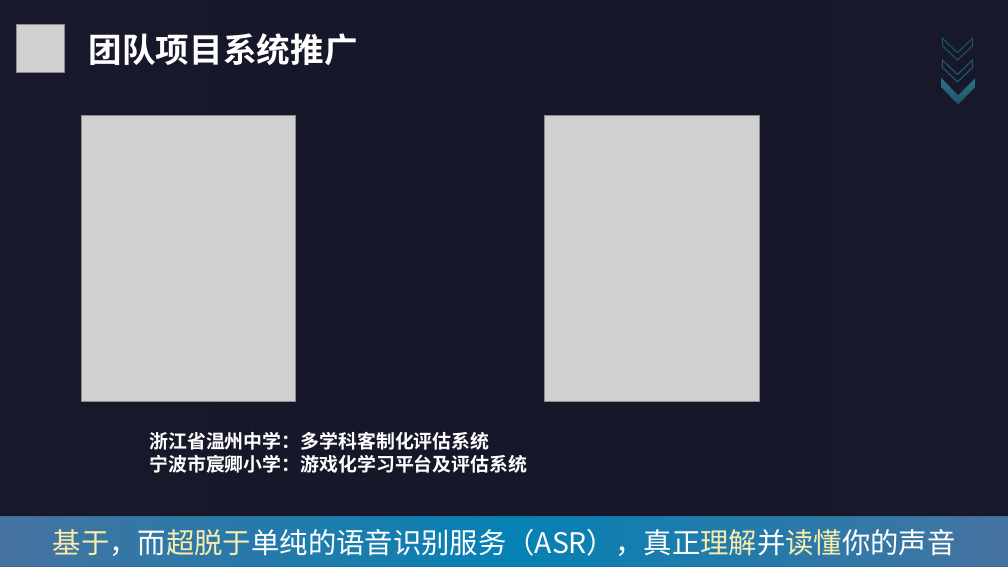
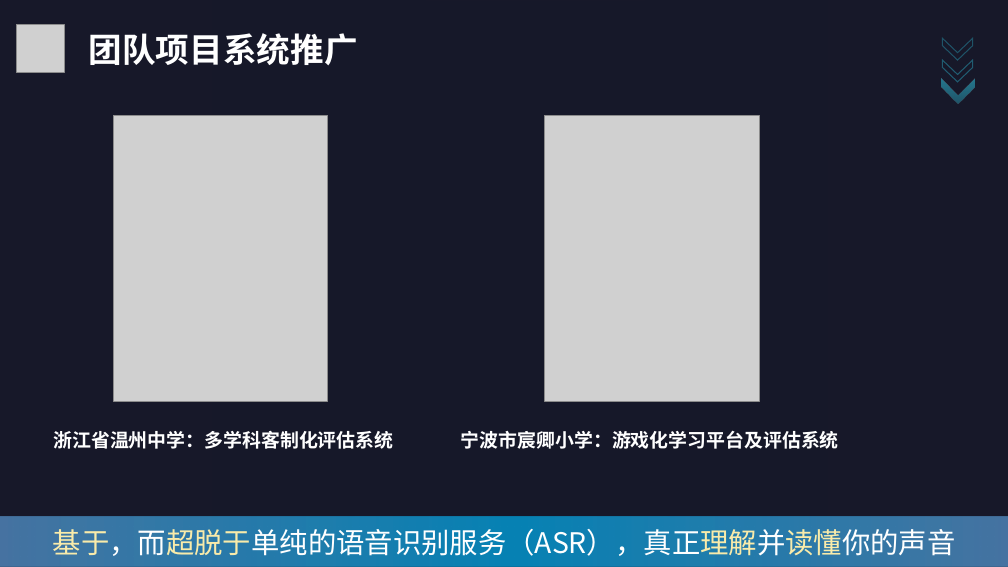
Before and after one commit to C32-SoundTech/SoundTech, a slide deck: slide 8 of 作品提交材料/S5.团队完成过程/团队完成过程.pptx. Drawn at 1008x567 pixels with LibreOffice and Linux fonts; fonts in the diff are those of the drawing; grey boxes stand for pictures; background and template pictures are left out; a plain dark background stands for a picture behind light text. Boxes give left, top, right and bottom in pixels: in the first picture for what was removed or moved away, otherwise in the second. Text is boxed around its words. In the diff, an @@ line names an element or a change of style, - is before the commit and + after.

Commit message:
docs: 更新S5项目完成过程的演示文稿，增加团队各成员分工与职责内容

```diff
--- a/作品提交材料/S5.团队完成过程/团队完成过程.pptx
+++ b/作品提交材料/S5.团队完成过程/团队完成过程.pptx
@@ picture: place and size @@
-picture at (82, 116, 296, 402)
+picture at (113, 116, 327, 402)
@@ text "浙江省温州中学：多学科客制化评估系统": place and size @@
-text "浙江省温州中学：多学科客制化评估系统" at (149, 432, 527, 473)
+text "浙江省温州中学：多学科客制化评估系统" at (53, 431, 393, 449)
@@ text added at (461, 430, 839, 449), 18 pt, text #FFFFFF, bold @@
+宁波市宸卿小学：游戏化学习平台及评估系统
@@ text at (149, 454, 527, 473): paragraph removed @@
-宁波市宸卿小学：游戏化学习平台及评估系统
```
